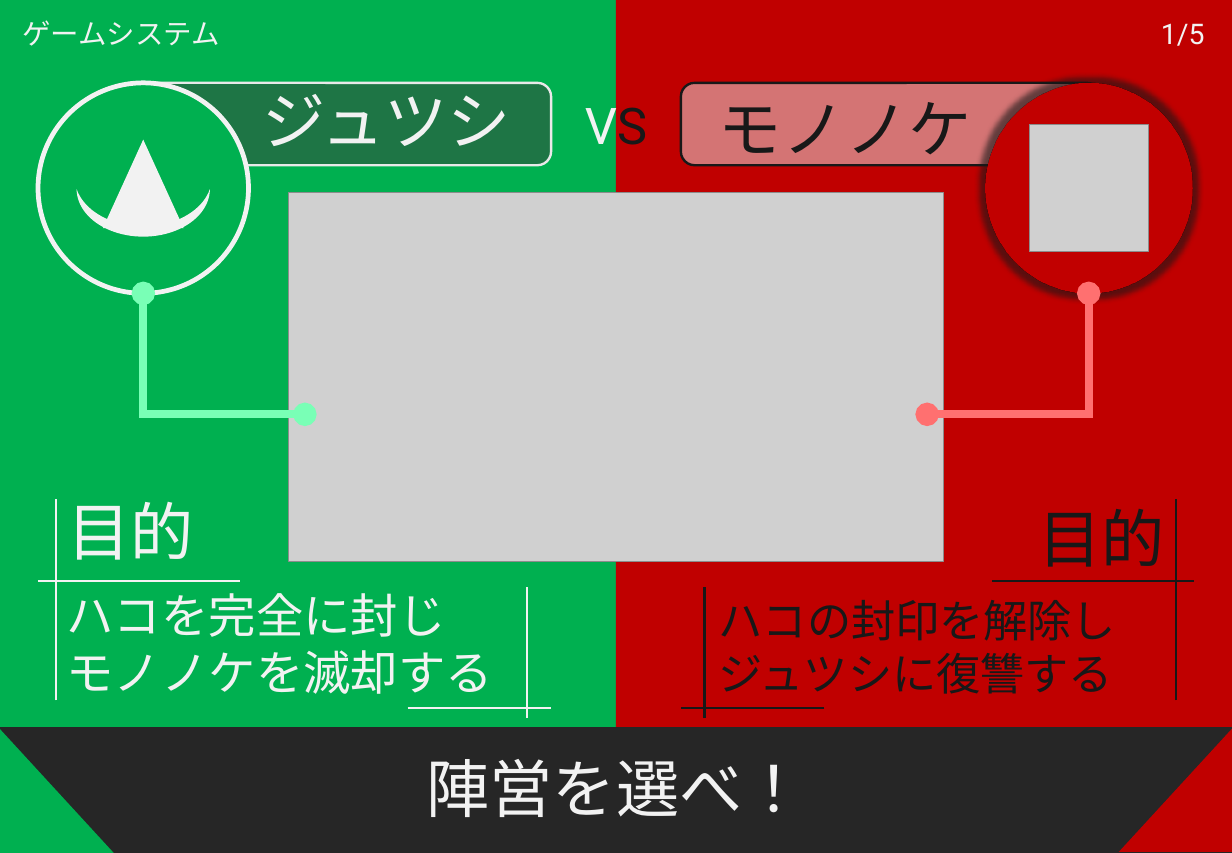
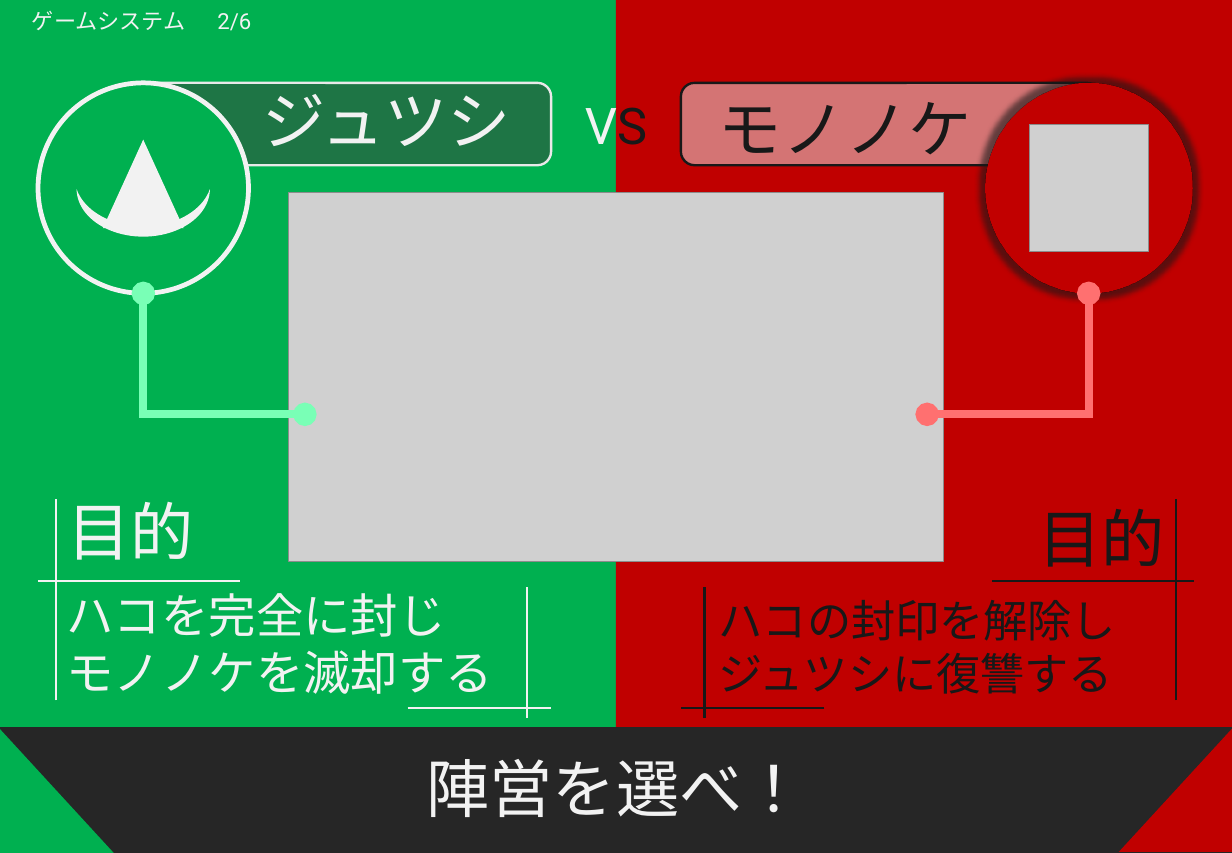
Before and after one commit to player00013/Obsidian_HyperCasual, a slide deck: slide 3 of 00_共同開発テンプレ/07_ライブラリ/外部資料/ハコノナカ_企画書.pptx. Drawn at 1232x853 pixels with LibreOffice and Linux fonts; fonts in the diff are those of the drawing; grey boxes stand for pictures. Boxes give left, top, right and bottom in pixels: in the first picture for what was removed or moved away, otherwise in the second. Text is boxed around its words. In the diff, an @@ line names an element or a change of style, - is before the commit and + after.

```diff
--- a/00_共同開発テンプレ/07_ライブラリ/外部資料/ハコノナカ_企画書.pptx
+++ b/00_共同開発テンプレ/07_ライブラリ/外部資料/ハコノナカ_企画書.pptx
@@ text at (32,11,251,31): text changed; size 18 to 14 pt @@
-ゲームシステム
+ゲームシステム 2/6
@@ text removed at (1161,23,1205,46) @@
-1/5
```
Also in this commit, not shown: 7 other slides changed, 1 slide added, 8 other files.
